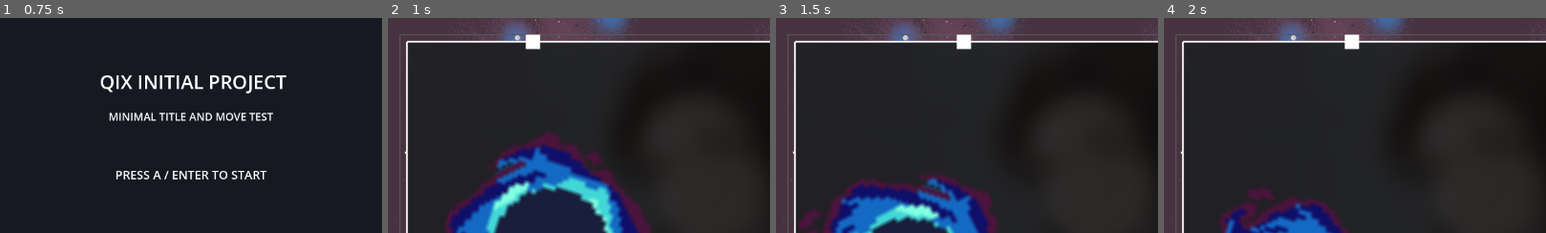
Above: before the commit, frames 1-4 (left to right).
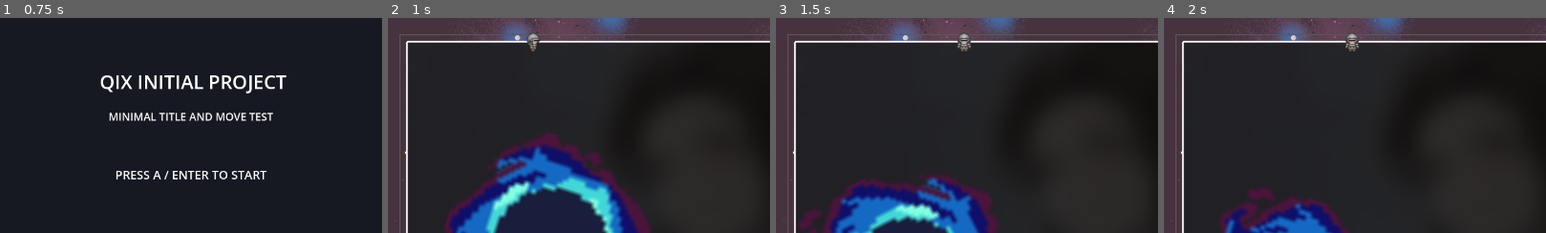
Above: after the commit, the same moments.

Repository: goenc/qix-project
Game: Godot game, scene res://scenes/title_main.tscn
Same seed, same stepped clock (60 frames per second), same inputs: the game is played once before the commit and once after it.
Inputs (mouse positions are % of the whole screen's width and height, from its top left):
- Up to frame 1 (0.75 s): tap A at 0.5 s; move the mouse to (72, 45) at 0.52 s; hold Right (move_right) from 0.53 s (still down); tap Shift (qix_draw) at 0.6 s; click (72, 45) at 0.67 s
- Up to frame 2 (1 s): keep holding Right (move_right); tap Space at 0.77 s
- Up to frame 3 (1.5 s): move the mouse to (30, 55) at 1.27 s; release Right (move_right) at 1.28 s; hold Down (move_down) from 1.28 s (still down); tap Enter (qix_start) at 1.35 s
- Up to frame 4 (2 s): keep holding Down (move_down); tap Space at 1.52 s
The pictures show only the part of the screen within x 0-50%, y 0-50%; the shares and areas given below are measured in that part.

Frame 1 is identical in both runs. In frame 2, 0.3% of the frame differs, in the area x 36-40%, y 7-16%; in frame 3, 0.3%, in the area x 47-52%, y 7-16%; in frame 4, 0.3%.

Commit message:
自機表示を Sprite2D の方向付き歩行アニメへ変更
・base_player.tscn の Body を Soldier 01-1.png を使う Sprite2D に置き換え、3列4行の初期停止コマを設定
・base_player.gd の body 参照を Sprite2D 化し、state 色変更を modulate に変更
・移動入力と実移動方向に応じた向き保持と 左 中 右 中 の歩行フレーム更新を追加
・headless 検証で方向行と停止コマと歩行シーケンスと無敵時半透明を確認
・headless 起動と GUI 起動でプロジェクトがエラーなく立ち上がることを確認

Diff:
--- a/scenes/player/base_player.tscn
+++ b/scenes/player/base_player.tscn
@@ -1,15 +1,18 @@
-[gd_scene load_steps=3 format=3]
+[gd_scene load_steps=4 format=3]
 
 [ext_resource type="Script" path="res://scripts/player/base_player.gd" id="1_script"]
+[ext_resource type="Texture2D" path="res://assets/player/Soldier 01-1.png" id="2_texture"]
 [sub_resource type="RectangleShape2D" id="RectangleShape2D_pick"]
 size = Vector2(24, 24)
 
 [node name="BasePlayer" type="Node2D" groups=["debug_player_collision"]]
 script = ExtResource("1_script")
 
-[node name="Body" type="Polygon2D" parent="."]
-color = Color(1, 1, 1, 1)
-polygon = PackedVector2Array(-12, -12, 12, -12, 12, 12, -12, 12)
+[node name="Body" type="Sprite2D" parent="."]
+texture = ExtResource("2_texture")
+hframes = 3
+vframes = 4
+frame = 1
 
 [node name="PickArea" type="Area2D" parent="."]
 
--- a/scripts/player/base_player.gd
+++ b/scripts/player/base_player.gd
@@ -7,6 +7,14 @@
 const ACTION_MOVE_RIGHT := &"move_right"
 const ACTION_MOVE_UP := &"move_up"
 const ACTION_MOVE_DOWN := &"move_down"
+const BODY_FRAME_COLUMNS := 3
+const BODY_ROW_DOWN := 0
+const BODY_ROW_LEFT := 1
+const BODY_ROW_RIGHT := 2
+const BODY_ROW_UP := 3
+const BODY_IDLE_FRAME := 1
+const BODY_WALK_SEQUENCE := [0, 1, 2, 1]
+const BODY_DIRECTION_EPSILON := 0.0001
 
 signal capture_closed(trail_points: PackedVector2Array)
 signal guide_turn_created(turn_point: Vector2, previous_direction: Vector2, new_direction: Vector2)
@@ -24,8 +32,9 @@
 @export var start_edge_ratio := 0.18
 @export var max_hp := 3
 @export var invincibility_duration := 0.75
-
-@onready var body: Polygon2D = $Body
+@export var walk_animation_fps := 8.0
+
+@onready var body: Sprite2D = $Body
 @onready var pick_area: Area2D = $PickArea
 @onready var pick_collision_shape: CollisionShape2D = $PickArea/CollisionShape2D
 @onready var trail_line: Line2D = $TrailLine
@@ -77,6 +86,8 @@
 var active_damage_trail_segments: Array[PackedVector2Array] = []
 var active_damage_trail_aabbs: Array[Rect2] = []
 var last_visible_trail_cache_points: PackedVector2Array = PackedVector2Array()
+var body_facing_row := BODY_ROW_DOWN
+var walk_animation_time := 0.0
 
 
 func _ready() -> void:
@@ -93,6 +104,7 @@
 		trail_line.global_position = Vector2.ZERO
 		trail_line.points = PackedVector2Array()
 	_refresh_damage_trail_cache(PackedVector2Array())
+	_update_body_animation(Vector2.DOWN, Vector2.ZERO, 0.0)
 	_apply_state_visuals()
 	_update_damage_hitboxes()
 	_refresh_debug_notifications(true)
@@ -160,6 +172,7 @@
 	if playfield_rect.size.x <= 0.0 or playfield_rect.size.y <= 0.0 or outer_loop_total_length <= 0.0:
 		return
 
+	var previous_position := position
 	if invincibility_timer > 0.0:
 		var previous_timer := invincibility_timer
 		invincibility_timer = maxf(0.0, invincibility_timer - delta)
@@ -169,6 +182,7 @@
 	_update_drawing_input_order()
 	var direction := _get_move_input_vector()
 	var drawing_direction := _restrict_drawing_direction(direction)
+	var animation_direction := direction
 	if direction.length_squared() > 1.0:
 		direction = direction.normalized()
 
@@ -177,10 +191,13 @@
 			_process_border(direction, delta)
 		PlayerState.DRAWING:
 			_process_drawing(drawing_direction, delta)
+			animation_direction = drawing_direction
 		PlayerState.REWINDING:
 			_process_rewinding(delta)
+			animation_direction = Vector2.ZERO
 
 	_apply_movement_constraints()
+	_update_body_animation(animation_direction, position - previous_position, delta)
 	_update_damage_hitboxes()
 	_refresh_debug_notifications()
 
@@ -595,9 +612,64 @@
 		var next_color := drawing_color if state == PlayerState.DRAWING or state == PlayerState.REWINDING else border_color
 		if invincibility_timer > 0.0 and !is_defeated:
 			next_color.a = 0.45
-		body.color = next_color
+		body.modulate = next_color
 	if is_instance_valid(trail_line):
 		trail_line.modulate = Color(1.0, 1.0, 1.0, 0.55) if invincibility_timer > 0.0 and !is_defeated else Color.WHITE
+
+
+func _update_body_animation(input_direction: Vector2, movement_delta: Vector2, delta: float) -> void:
+	if !is_instance_valid(body):
+		return
+
+	var resolved_direction := _resolve_body_direction(input_direction, movement_delta)
+	if resolved_direction != Vector2.ZERO:
+		body_facing_row = _get_body_row_from_direction(resolved_direction)
+
+	var is_moving := movement_delta.length_squared() > BODY_DIRECTION_EPSILON
+	if is_moving:
+		walk_animation_time += maxf(delta, 0.0)
+	else:
+		walk_animation_time = 0.0
+
+	var frame_column := BODY_IDLE_FRAME
+	if is_moving:
+		var animation_fps := maxf(walk_animation_fps, 0.01)
+		var sequence_index := int(floor(walk_animation_time * animation_fps)) % BODY_WALK_SEQUENCE.size()
+		frame_column = int(BODY_WALK_SEQUENCE[sequence_index])
+
+	body.frame = body_facing_row * BODY_FRAME_COLUMNS + frame_column
+
+
+func _resolve_body_direction(input_direction: Vector2, movement_delta: Vector2) -> Vector2:
+	if movement_delta.length_squared() > BODY_DIRECTION_EPSILON:
+		return _snap_direction_to_cardinal(movement_delta)
+	if input_direction.length_squared() > BODY_DIRECTION_EPSILON:
+		return _snap_direction_to_cardinal(input_direction)
+	return Vector2.ZERO
+
+
+func _snap_direction_to_cardinal(direction: Vector2) -> Vector2:
+	if absf(direction.x) >= absf(direction.y):
+		if direction.x < 0.0:
+			return Vector2.LEFT
+		if direction.x > 0.0:
+			return Vector2.RIGHT
+	else:
+		if direction.y < 0.0:
+			return Vector2.UP
+		if direction.y > 0.0:
+			return Vector2.DOWN
+	return Vector2.ZERO
+
+
+func _get_body_row_from_direction(direction: Vector2) -> int:
+	if direction == Vector2.LEFT:
+		return BODY_ROW_LEFT
+	if direction == Vector2.RIGHT:
+		return BODY_ROW_RIGHT
+	if direction == Vector2.UP:
+		return BODY_ROW_UP
+	return BODY_ROW_DOWN
 
 
 func _apply_movement_constraints() -> void:
Not shown, changed: runtime/commit_message.md
